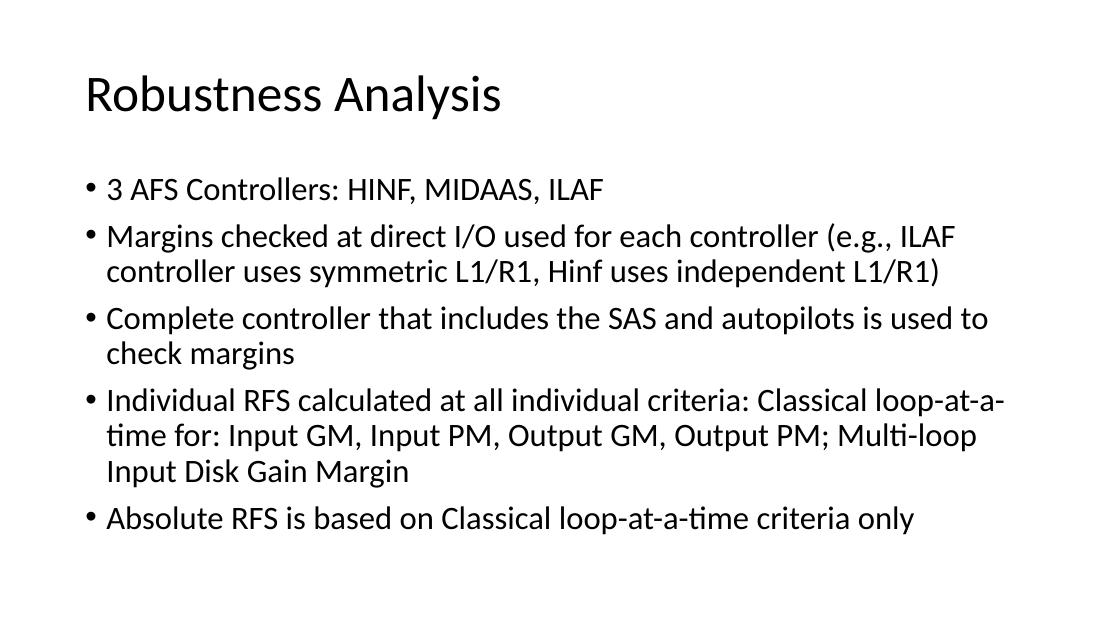
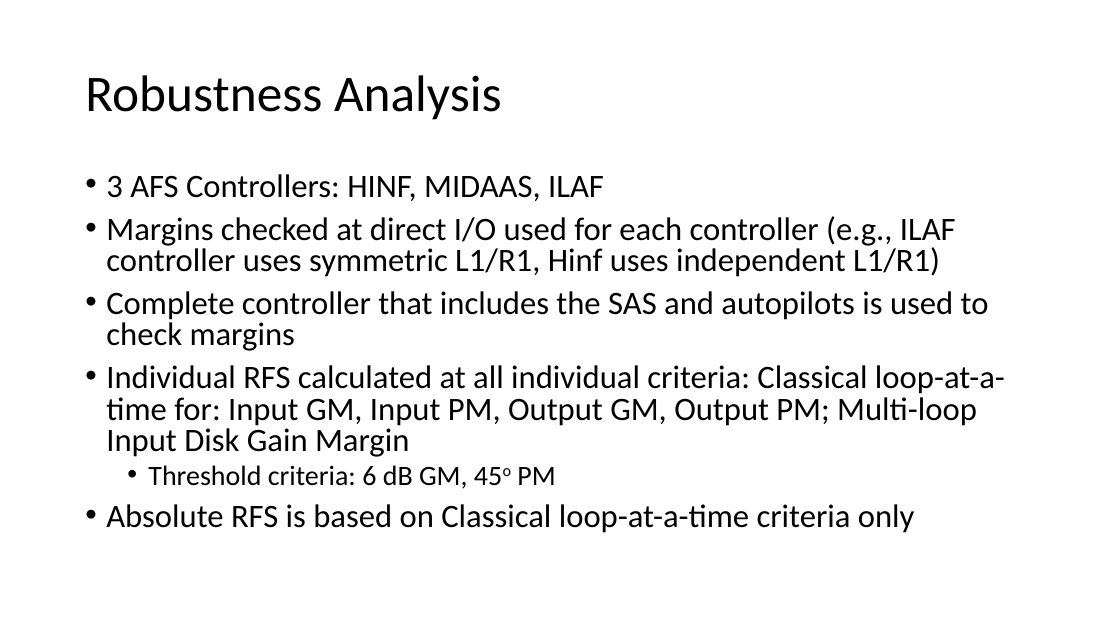
Before and after one commit to padmassun/mAEWing1, a slide deck: slide 1 of Software/Geri_Model_Package/Robustness/RobustnessAnalysis_02142019.pptx. Drawn at 1120x630 pixels with LibreOffice and Linux fonts; fonts in the diff are those of the drawing. Boxes give left, top, right and bottom in pixels: in the first picture for what was removed or moved away, otherwise in the second. Text is boxed around its words. In the diff, an @@ line names an element or a change of style, - is before the commit and + after.

Commit message:
minor update to Robustness/RobustnessAnalysis_02142019.pptx

```diff
--- a/Software/Geri_Model_Package/Robustness/RobustnessAnalysis_02142019.pptx
+++ b/Software/Geri_Model_Package/Robustness/RobustnessAnalysis_02142019.pptx
@@ text at bbox=[106, 174, 1005, 533]: line spacing 0.9 to 0.8 @@
@@ text at bbox=[148, 465, 555, 489]: paragraph added @@
+  • Threshold criteria: 6 dB GM, 45o PM
```
